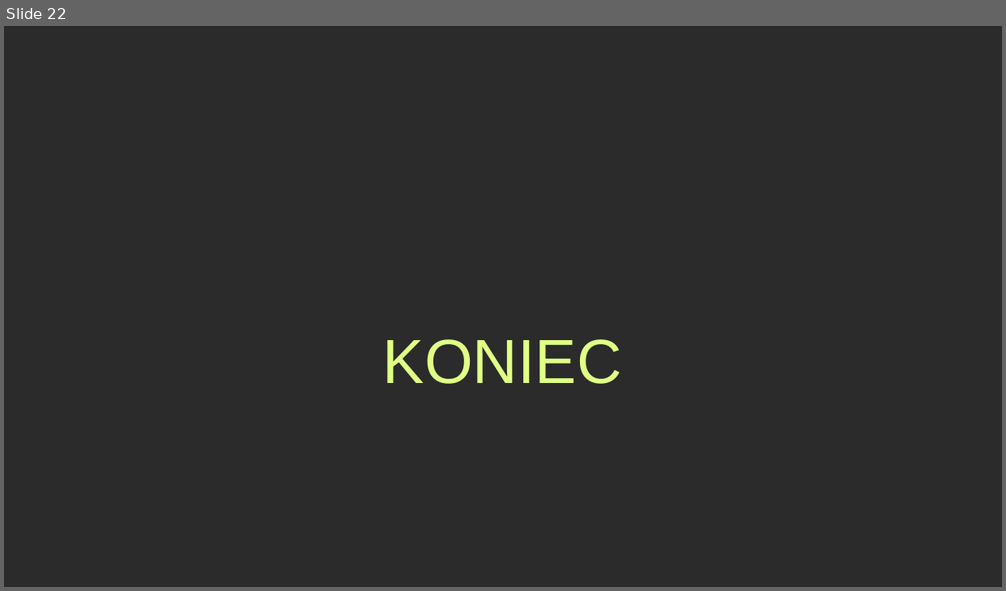
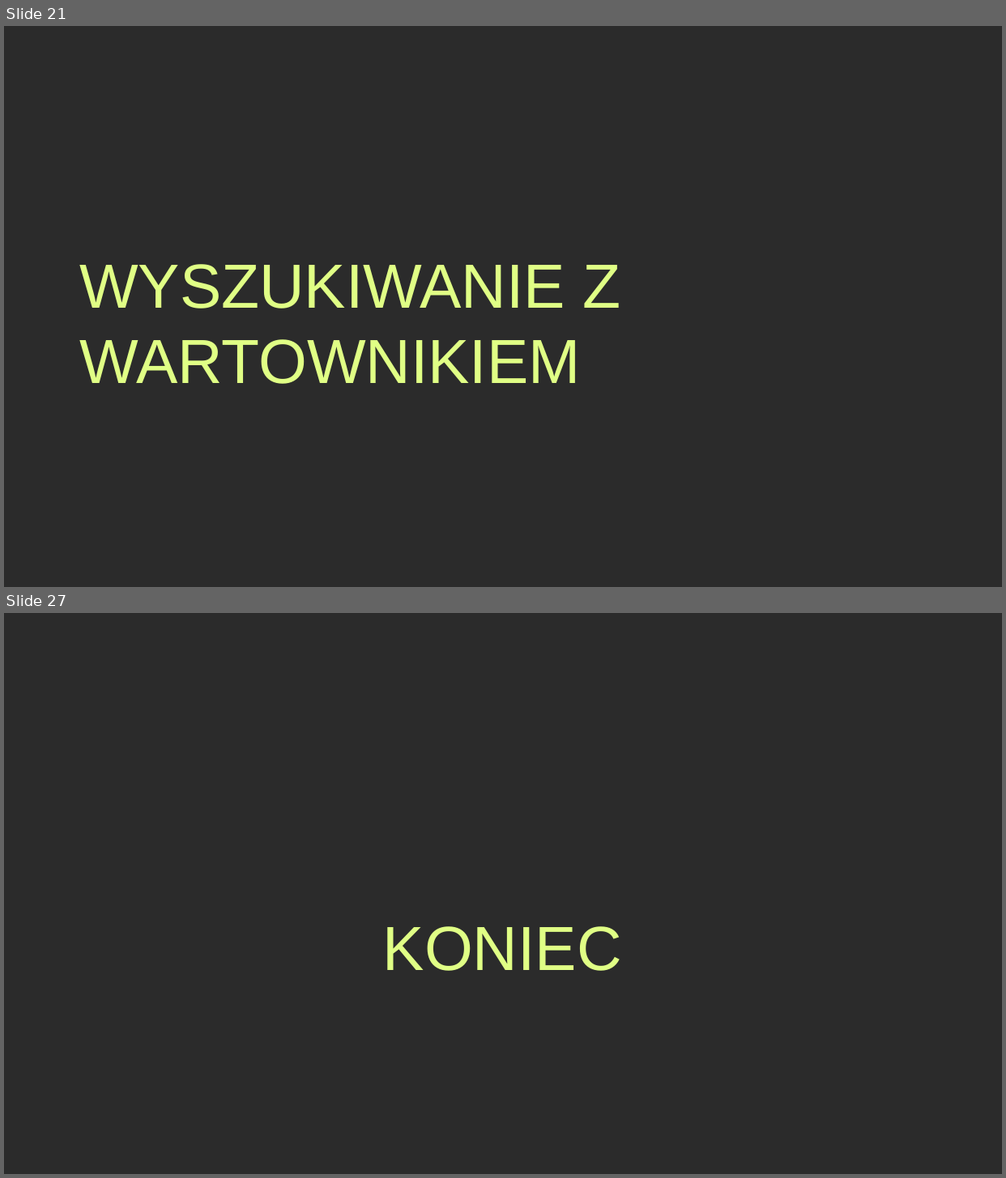
Before and after one commit to Wid-mo/prezentacja, a slide deck: Algorytm plecakowy.pptx. Shown one above the other, each under a label of ours: slide 22 before the commit, slides 21 and 27 after it; the slides between them are not shown. The pictures are 1006x591 and 1006x1178 pixels, drawn with LibreOffice and Linux fonts; fonts in the diff are those of the drawing; background and template pictures are left out; a plain dark background stands for a picture behind light text. Boxes give left, top, right and bottom in pixels: in the first picture for what was removed or moved away, otherwise in the second. Text is boxed around its words. In the diff, an @@ line names an element or a change of style, - is before the commit and + after.

Commit message:
added wyszukiwanie z wartownikiem

```diff
--- a/Algorytm plecakowy.pptx
+++ b/Algorytm plecakowy.pptx
@@ slide 21 added at (4, 26, 1002, 587), background picture (left out) @@
@@ title added at (79, 264, 620, 384), 60 pt, text #E0FF85 @@
+WYSZUKIWANIE Z WARTOWNIKIEM
@@ what was slide 22 is now slide 27 @@
```
Also in this commit, not shown: 5 other slides added, 1 slide removed.
